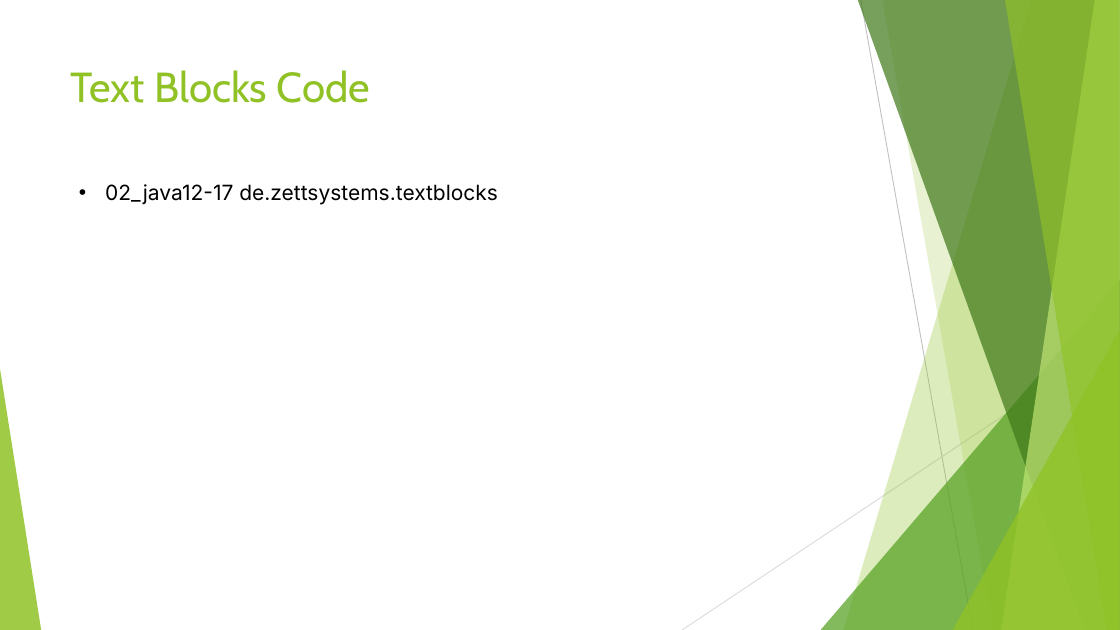
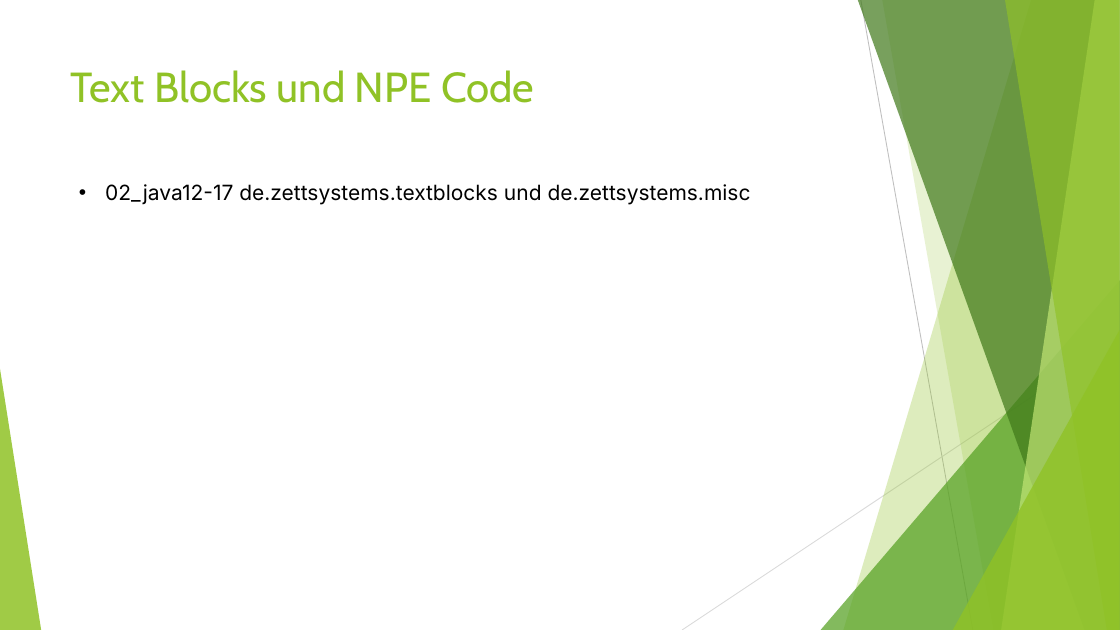
Before and after one commit to MichaelZett/20250210_java_12_17, a slide deck: slide 38 of Neuerungen_Java_12_17.pptx (slide 24 before the commit). Drawn at 1120x630 pixels with LibreOffice and Linux fonts; fonts in the diff are those of the drawing. Boxes give left, top, right and bottom in pixels: in the first picture for what was removed or moved away, otherwise in the second. Text is boxed around its words. In the diff, an @@ line names an element or a change of style, - is before the commit and + after.

```diff
--- a/Neuerungen_Java_12_17.pptx
+++ b/Neuerungen_Java_12_17.pptx
@@ title at bbox=[71, 70, 534, 103]: text changed @@
-Text Blocks Code
+Text Blocks und NPE Code
@@ text at bbox=[105, 184, 751, 205]: text changed @@
-• 02_java12-17 de.zettsystems.textblocks
+• 02_java12-17 de.zettsystems.textblocks und de.zettsystems.misc
```
Also in this commit, not shown: 28 other slides changed, 24 slides added, 3 slides removed, 34 other files.
